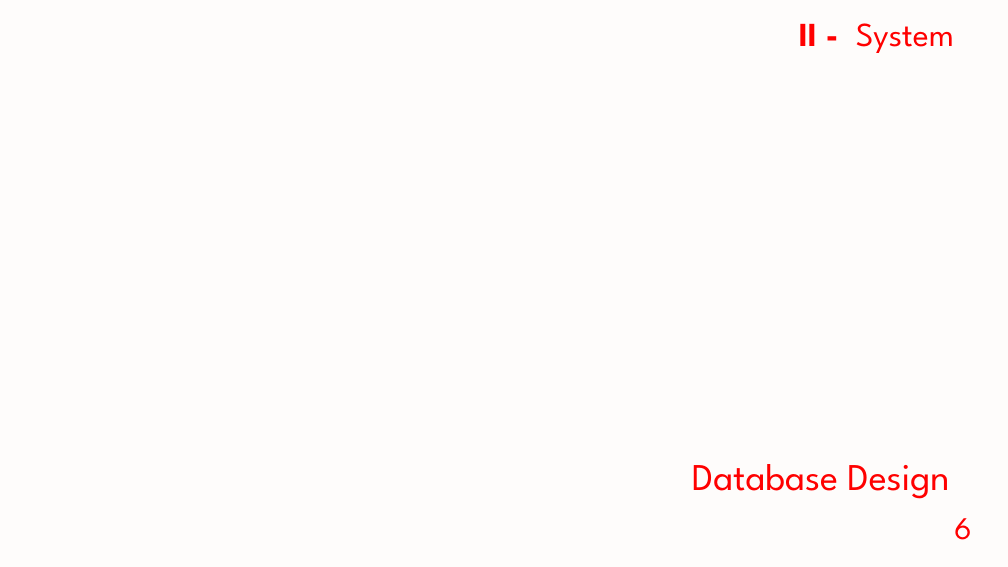
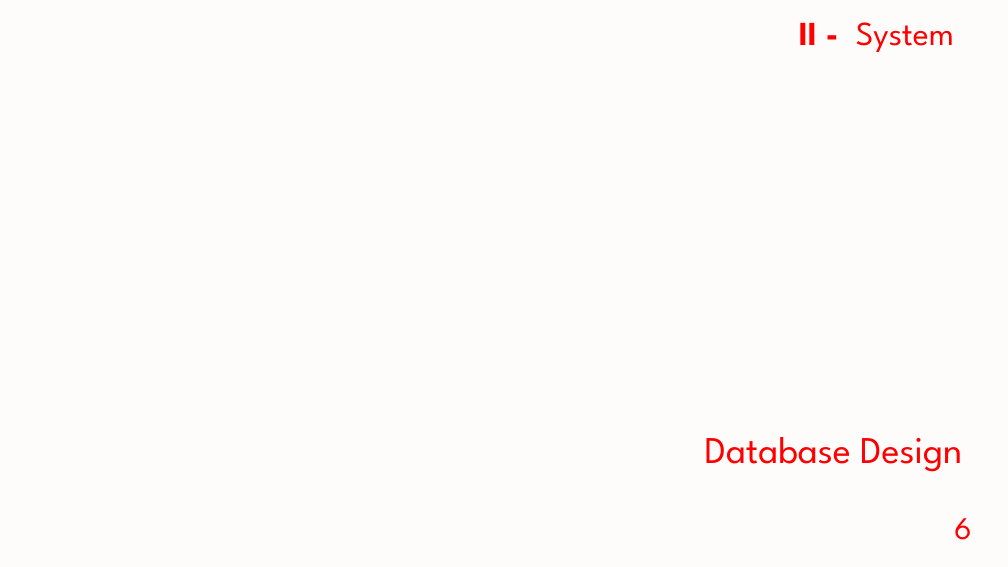
Before and after one commit to phuocngd15/QLKhachSan_DoAn1, a slide deck: slide 7 of SlideThuyetTrinh.pptx. Drawn at 1008x567 pixels with LibreOffice and Linux fonts; fonts in the diff are those of the drawing; background and template pictures are left out. Boxes give left, top, right and bottom in pixels: in the first picture for what was removed or moved away, otherwise in the second. Text is boxed around its words. In the diff, an @@ line names an element or a change of style, - is before the commit and + after.

```diff
--- a/SlideThuyetTrinh.pptx
+++ b/SlideThuyetTrinh.pptx
@@ text "Database Design": place and size @@
-text "Database Design" at [692, 464, 949, 499]
+text "Database Design" at [705, 437, 962, 472]
```
